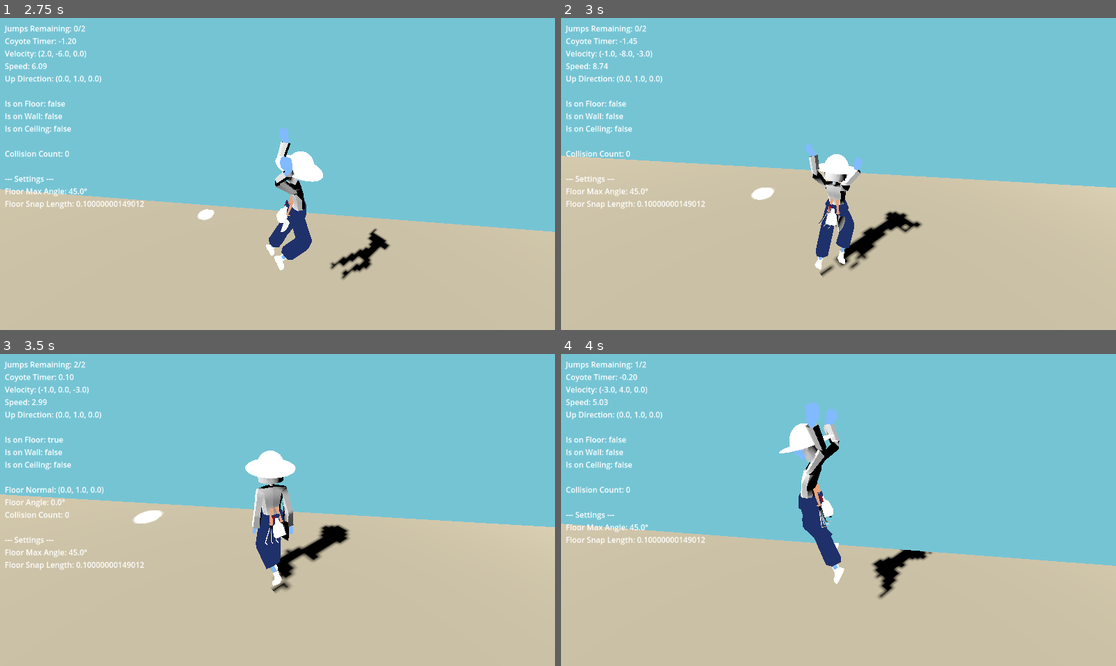
Above: before the commit, frames 1-4 (two rows, left to right).
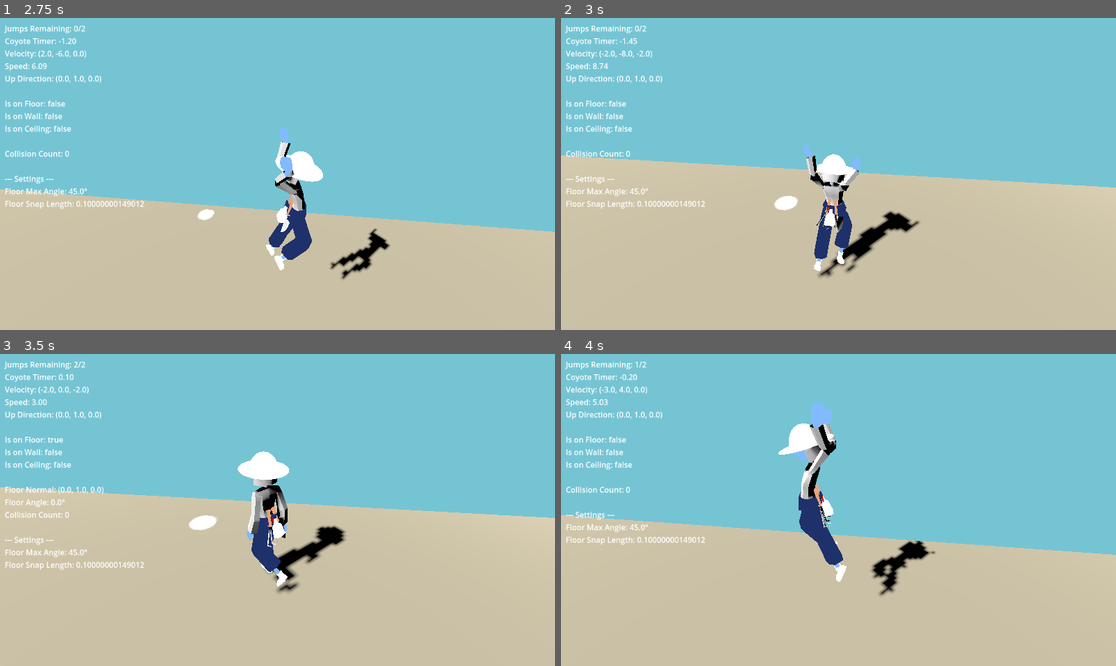
Above: after the commit, the same moments.

Repository: longiy/project_3c
Game: Godot game, scene res://SCENE.tscn
Same seed, same stepped clock (60 frames per second), same inputs: the game is played once before the commit and once after it.
Inputs (mouse positions are in pixels of both pictures, inside the frame that each line leads up to):
- Up to frame 1 (2.75 s): tap Enter at 0.5 s; move the mouse to (305, 174) at 0.52 s; hold Shift (sprint) 0.53-1.28 s; hold W (move_forward) 0.53-2.03 s; click (305, 174) at 0.67 s; tap Space (jump) at 0.77, 1.52 s; move the mouse to (249, 174) at 1.27 s; right-click (249, 174) at 1.35 s; click (249, 174) at 1.42 s; move the mouse to (333, 105) at 2.02 s; hold D (move_right) from 2.03 s (still down); hold Ctrl (walk) from 2.03 s (still down); click (333, 105) at 2.17 s
- Up to frame 2 (3 s): release D (move_right) at 2.75 s; release Ctrl (walk) at 2.75 s; drag from (810, 236) to (672, 127) at 2.77 s
- Up to frame 3 (3.5 s): no input
- Up to frame 4 (4 s): move the mouse to (1005, 556) at 3.52 s; hold A (move_left) from 3.53 s (still down); hold Right mouse button (toggle_mouse_look) from 3.53 s (still down); click (1005, 556) at 3.67 s; tap Space (jump) at 3.77 s

Frame 1 is identical in both runs. In frame 2, 1.6% of the frame differs, in the area x 0-99%, y 10-84%; in frame 3, 4.8%, in the area x 0-100%, y 10-77%; in frame 4, 4.3%.

Commit message:
drag mode

Diff:
--- a/Scripts/InputComponent.gd
+++ b/Scripts/InputComponent.gd
@@ -1,14 +1,18 @@
-# InputComponent.gd - Polling version (no signals)
+# InputComponent.gd - Complete script with drag mode
 extends Node
 class_name InputComponent
 
 @export_group("Click Navigation")
-@export var camera: Camera3D
-@export var destination_marker: Node3D
+@export var camera: Camera3D  # Assign in editor
+@export var destination_marker: Node3D  # Assign in editor
 @export var arrival_threshold = 0.5
 @export var show_cursor_preview = true
 @export var marker_disappear_delay = 1.0
-@export var click_override_duration = 0.1
+@export var click_override_duration = 0.1  # How long click overrides WASD
+
+@export_group("Drag Mode")
+@export var enable_drag_mode = true  # Enable hold-and-drag navigation
+@export var drag_update_rate = 0.05  # How often to update destination while dragging (seconds)
 
 var character: CharacterBody3D
 var is_mouse_captured = true
@@ -25,6 +29,10 @@
 var is_arrival_delay_active = false
 var arrival_timer = 0.0
 
+# Drag mode state
+var is_dragging = false
+var drag_timer = 0.0
+
 # Current input state - this is what gets polled
 var current_input_vector = Vector2.ZERO
 
@@ -39,10 +47,11 @@
 		return
 
 	# Connect to camera's mouse mode signal
-	var camera_rig = camera.get_parent().get_parent()
+	var camera_rig = camera.get_parent().get_parent()  # Camera3D -> SpringArm3D -> CameraRig
 	if camera_rig.has_signal("mouse_mode_changed"):
 		camera_rig.mouse_mode_changed.connect(_on_mouse_mode_changed)
 
+	# Initialize state
 	is_mouse_captured = Input.mouse_mode == Input.MOUSE_MODE_CAPTURED
 
 func _on_mouse_mode_changed(captured: bool):
@@ -56,12 +65,26 @@
 			call_deferred("update_cursor_preview_current")
 
 func _input(event):
-	# Only handle click navigation when mouse is visible
+	# ONLY handle click navigation when mouse is visible
 	if not is_mouse_captured:
-		if event is InputEventMouseButton and event.pressed and event.button_index == MOUSE_BUTTON_LEFT:
-			commit_to_destination(event.position)
-		elif event is InputEventMouseMotion and show_cursor_preview:
-			update_cursor_preview(event.position)
+		if event is InputEventMouseButton and event.button_index == MOUSE_BUTTON_LEFT:
+			if event.pressed:
+				# Start drag mode or single click
+				if enable_drag_mode:
+					start_drag_mode(event.position)
+				else:
+					commit_to_destination(event.position)
+			else:
+				# Stop drag mode when releasing mouse
+				if is_dragging:
+					stop_drag_mode()
+		elif event is InputEventMouseMotion:
+			if is_dragging and enable_drag_mode:
+				# Update destination while dragging
+				update_drag_destination(event.position)
+			elif show_cursor_preview and not is_dragging:
+				# Normal cursor preview (only when not dragging)
+				update_cursor_preview(event.position)
 
 func _physics_process(delta):
 	# Handle arrival delay timer
@@ -71,6 +94,10 @@
 			complete_arrival()
 		return
 
+	# Handle drag timer
+	if is_dragging:
+		drag_timer -= delta
+
 	if click_override_timer > 0:
 		click_override_timer -= delta
 
@@ -81,17 +108,17 @@
 	"""Calculate current input - this gets polled by Character"""
 	var wasd_input = Input.get_vector("move_left", "move_right", "move_forward", "move_backward")
 
-	# WASD input cancels click navigation
-	if wasd_input.length() > 0.1 and has_click_destination:
-		if click_override_timer <= 0:
-			cancel_click_destination()
+	# WASD input cancels click navigation and drag mode
+	if wasd_input.length() > 0.1:
+		if (has_click_destination or is_dragging) and click_override_timer <= 0:
+			cancel_all_navigation()
 		return wasd_input
 
-	# Use click navigation if active and no WASD input
-	if has_click_destination and wasd_input.length() < 0.1:
+	# Use click/drag navigation if active
+	if has_click_destination or is_dragging:
 		return get_click_movement_vector()
 
-	# Fall back to WASD
+	# Fall back to WASD (should be zero if no input)
 	return wasd_input
 
 # PUBLIC METHOD: This gets polled by Character
@@ -125,7 +152,7 @@
 	var to = from + camera.project_ray_normal(screen_pos) * 1000
 
 	var query = PhysicsRayQueryParameters3D.create(from, to)
-	query.collision_mask = 1
+	query.collision_mask = 1  # Only hit ground/environment layer
 
 	var result = space_state.intersect_ray(query)
 	return result.position if result else Vector3.ZERO
@@ -139,8 +166,10 @@
 		destination_marker.global_position = world_pos
 		destination_marker.visible = true
 
-func cancel_click_destination():
+func cancel_all_navigation():
+	"""Cancel both click navigation and drag mode"""
 	has_click_destination = false
+	is_dragging = false
 
 	if not is_mouse_captured and show_cursor_preview and destination_marker:
 		is_showing_preview = true
@@ -154,16 +183,21 @@
 		destination_marker.visible = false
 
 func get_click_movement_vector() -> Vector2:
-	if not has_click_destination or not character:
+	if not character:
 		return Vector2.ZERO
 
+	# Make sure we have a valid destination
+	if not has_click_destination and not is_dragging:
+		return Vector2.ZERO
+
 	var direction_3d = (click_destination - character.global_position).normalized()
 
-	# Check arrival
-	var distance = character.global_position.distance_to(click_destination)
-	if distance < arrival_threshold:
-		start_arrival_delay()
-		return Vector2.ZERO
+	# Check arrival (only for single clicks, not drag mode)
+	if not is_dragging and has_click_destination:
+		var distance = character.global_position.distance_to(click_destination)
+		if distance < arrival_threshold:
+			start_arrival_delay()
+			return Vector2.ZERO
 
 	# Convert to camera-relative movement
 	if camera:
@@ -178,12 +212,36 @@
 	else:
 		return Vector2(direction_3d.x, direction_3d.z)
 
+func start_drag_mode(screen_pos: Vector2):
+	"""Start drag mode - continuous destination updates"""
+	var world_pos = raycast_to_world(screen_pos)
+	if world_pos != Vector3.ZERO:
+		is_dragging = true
+		drag_timer = 0.0
+		set_click_destination(world_pos)
+		print("InputComponent: Started drag mode")
+
+func update_drag_destination(screen_pos: Vector2):
+	"""Update destination while dragging (with rate limiting)"""
+	if drag_timer <= 0:
+		var world_pos = raycast_to_world(screen_pos)
+		if world_pos != Vector3.ZERO:
+			set_click_destination(world_pos)
+			drag_timer = drag_update_rate  # Rate limit updates
+
+func stop_drag_mode():
+	"""Stop drag mode"""
+	is_dragging = false
+	print("InputComponent: Stopped drag mode")
+
 func start_arrival_delay():
+	"""Start the arrival delay - marker stays visible for a bit"""
 	has_click_destination = false
 	is_arrival_delay_active = true
 	arrival_timer = marker_disappear_delay
 
 func complete_arrival():
+	"""Complete the arrival process and clean up"""
 	is_arrival_delay_active = false
 
 	if not is_mouse_captured and show_cursor_preview:
@@ -199,4 +257,9 @@
 
 func is_active() -> bool:
 	"""Check if this component is actively controlling input"""
-	return has_click_destination or is_arrival_delay_active
+	return has_click_destination or is_arrival_delay_active or is_dragging
+
+# Legacy function for compatibility
+func cancel_click_destination():
+	"""Legacy function - now calls cancel_all_navigation"""
+	cancel_all_navigation()
